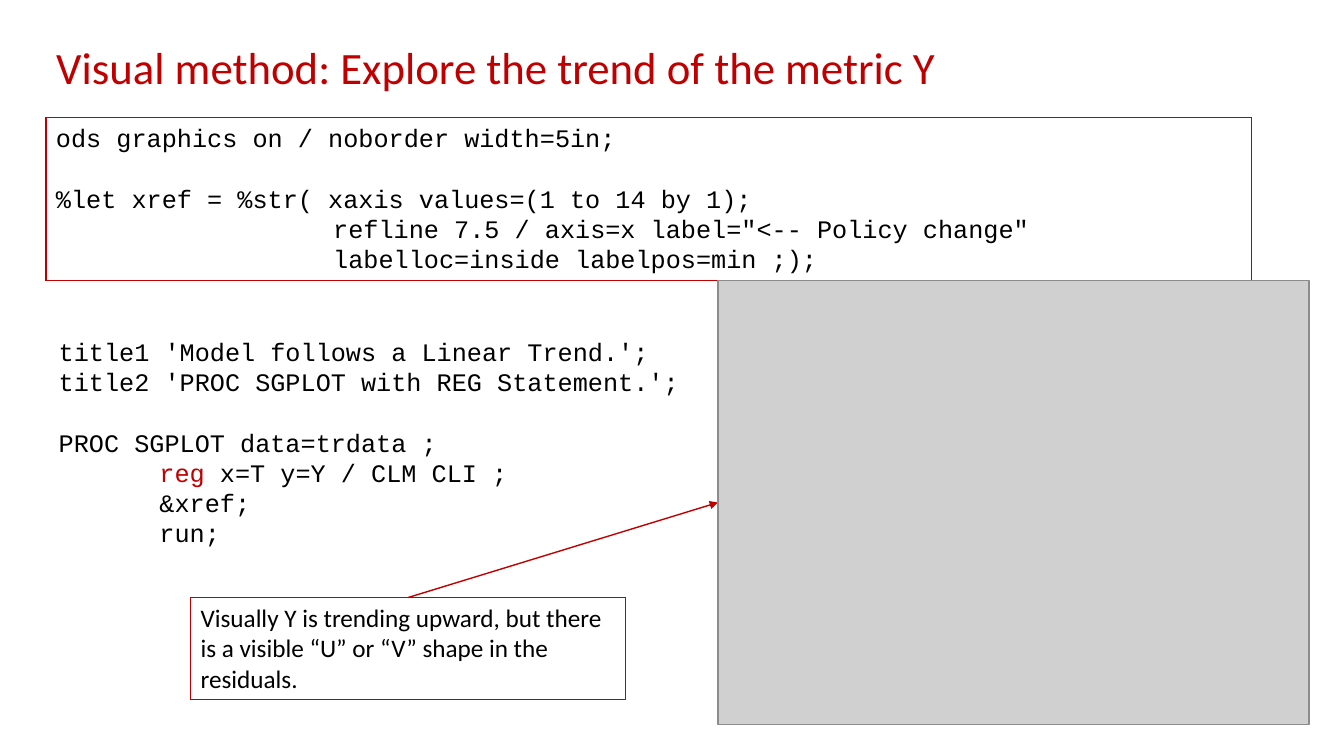
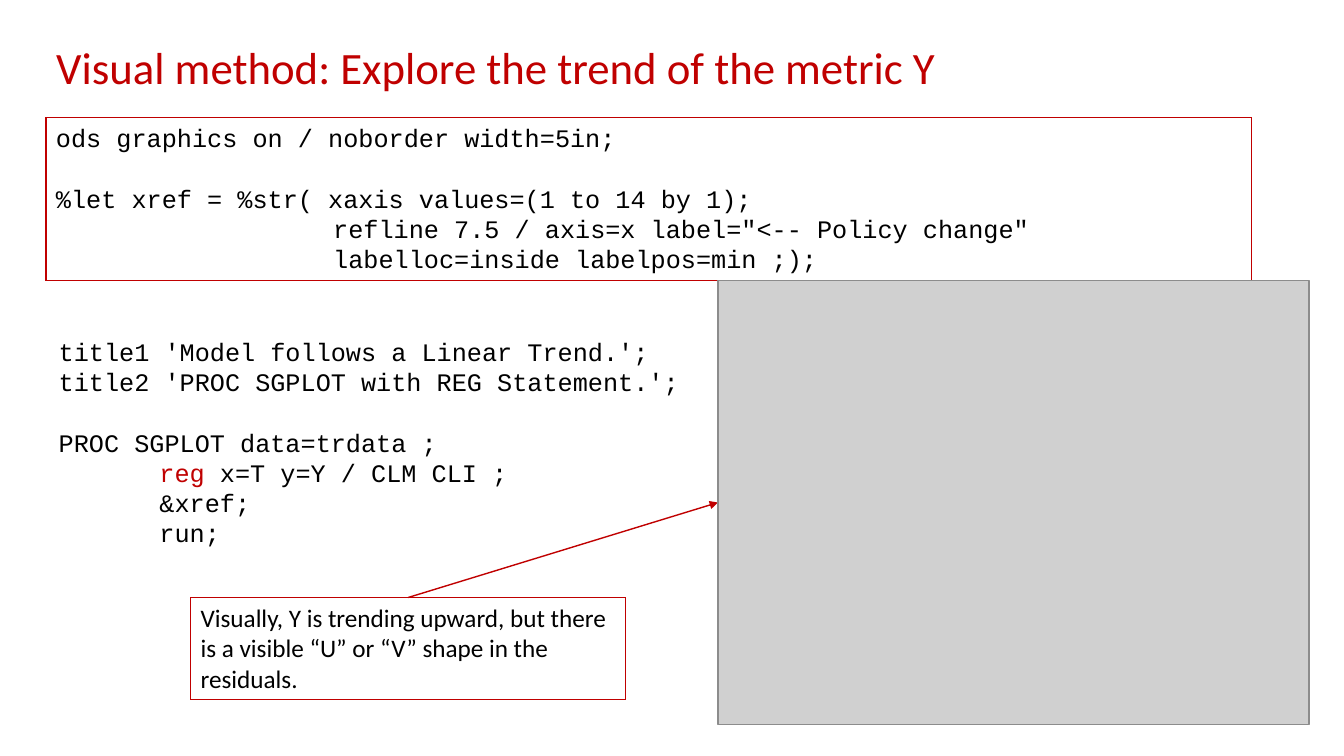
Before and after one commit to campnmug/Model_selection_and_inference, a slide deck: slide 6 of SCSUG 2019 Presentation deck - Do you know when your data is lying to you- Regression HOW.pptx (slide 5 before the commit). Drawn at 1344x756 pixels with LibreOffice and Linux fonts; fonts in the diff are those of the drawing; grey boxes stand for pictures. Boxes give left, top, right and bottom in pixels: in the first picture for what was removed or moved away, otherwise in the second. Text is boxed around its words. In the diff, an @@ line names an element or a change of style, - is before the commit and + after.

```diff
--- a/SCSUG 2019 Presentation deck - Do you know when your data is lying to you- Regression HOW.pptx
+++ b/SCSUG 2019 Presentation deck - Do you know when your data is lying to you- Regression HOW.pptx
@@ text in rectangle at (201, 609, 606, 689): text changed @@
-Visually Y is trending upward, but there is a visible “U” or “V” shape in the residuals.
+Visually, Y is trending upward, but there is a visible “U” or “V” shape in the residuals.
```
Also in this commit, not shown: 13 other slides changed, 3 slides added, 1 slide removed.
